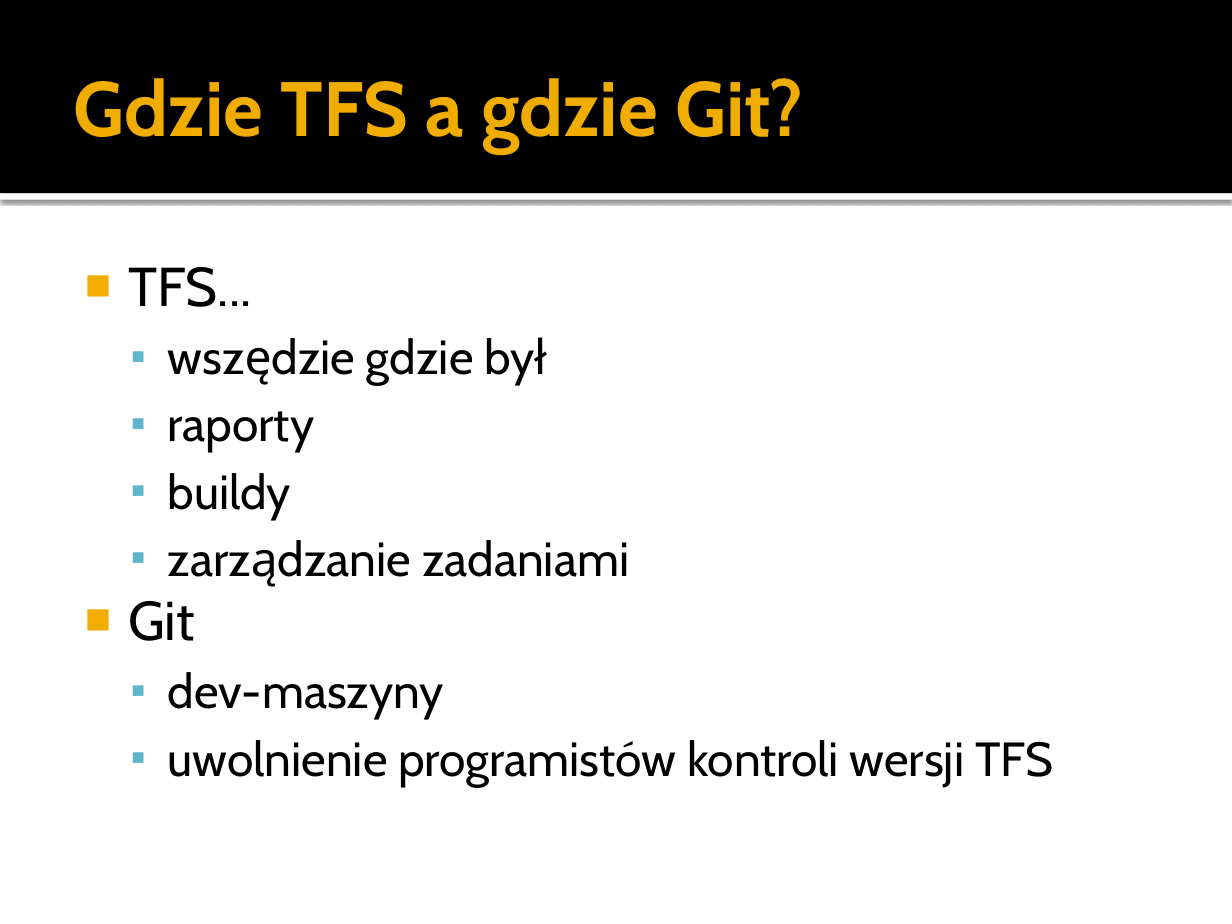
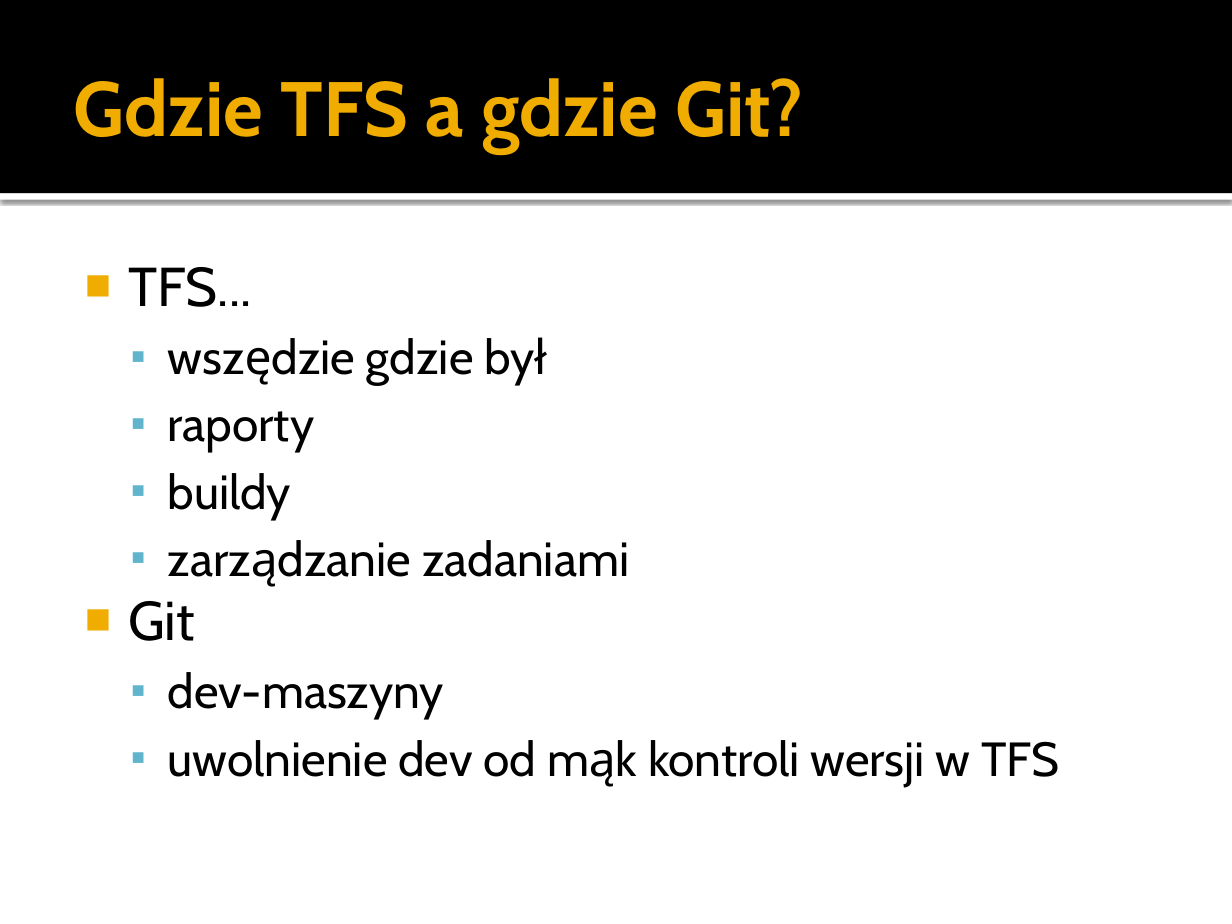
Before and after one commit to maniserowicz/git-talk, a slide deck: slide 26 of pptx/maniserowicz-git.pptx. Drawn at 1232x924 pixels with LibreOffice and Linux fonts; fonts in the diff are those of the drawing. Boxes give left, top, right and bottom in pixels: in the first picture for what was removed or moved away, otherwise in the second. Text is boxed around its words. In the diff, an @@ line names an element or a change of style, - is before the commit and + after.

```diff
--- a/pptx/maniserowicz-git.pptx
+++ b/pptx/maniserowicz-git.pptx
@@ text at [168, 740, 1060, 787]: text changed @@
-  ▪ uwolnienie programistów kontroli wersji TFS
+  ▪ uwolnienie dev od mąk kontroli wersji w TFS
```
Also in this commit, not shown: 5 other slides changed.
